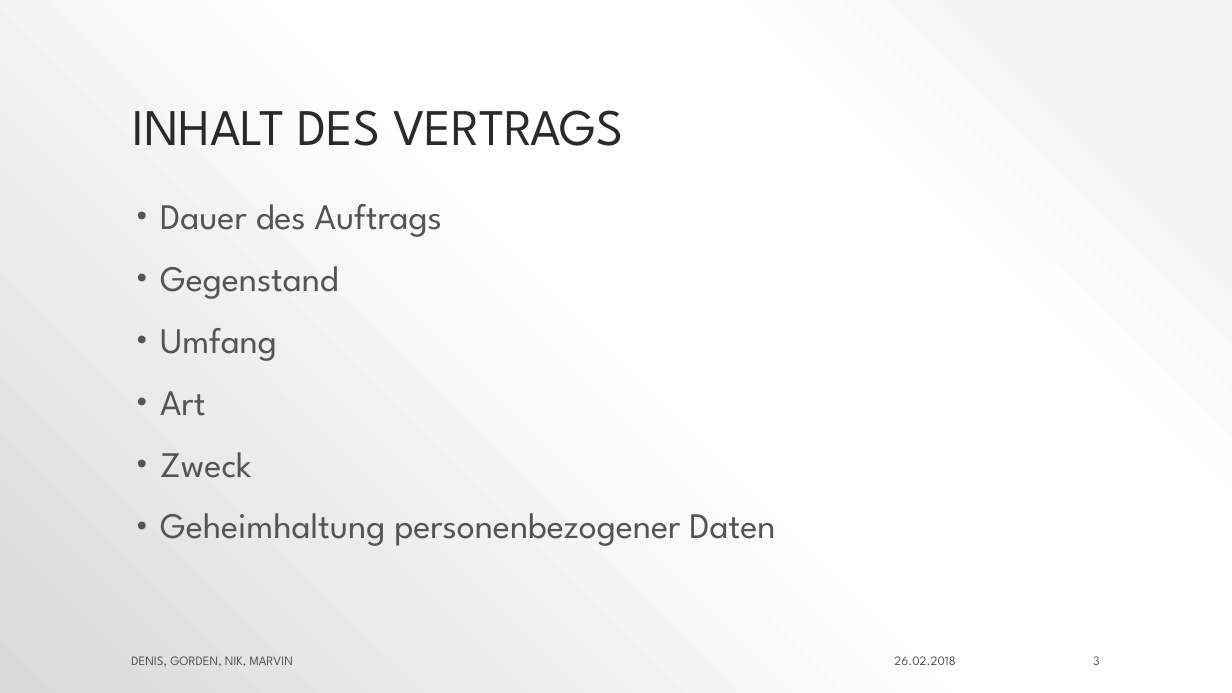
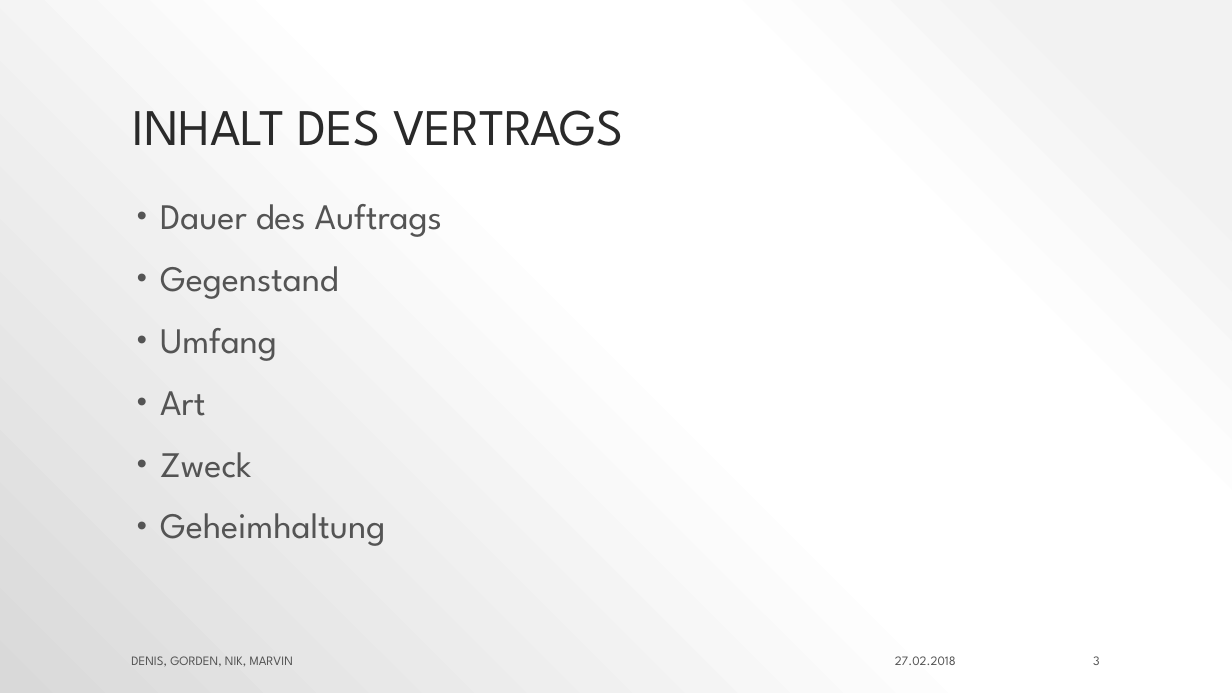
Before and after one commit to FacepalmMute/IT-Recht-WS-2017, a slide deck: slide 3 of Präsi Marvin.pptx. Drawn at 1232x693 pixels with LibreOffice and Linux fonts; fonts in the diff are those of the drawing. Boxes give left, top, right and bottom in pixels: in the first picture for what was removed or moved away, otherwise in the second. Text is boxed around its words. In the diff, an @@ line names an element or a change of style, - is before the commit and + after.

```diff
--- a/Präsi Marvin.pptx
+++ b/Präsi Marvin.pptx
@@ text at (x1=160, y1=513, x2=385, y2=546): text changed @@
-• Geheimhaltung personenbezogener Daten
+• Geheimhaltung
@@ text at (x1=895, y1=656, x2=956, y2=665): text changed @@
-26.02.2018
+27.02.2018
```
Also in this commit, not shown: 7 other slides changed.
